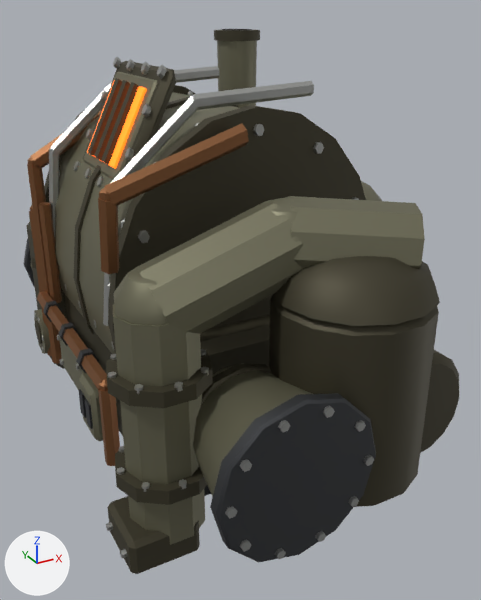
Two versions of the glTF model client/assets/models/packs/placeholders/boiler-east.glb, one commit apart.
Both versions are drawn from a 50 mm lens placed at (-1.61, -3.04, 2.08), pointed at (-0.02, -0.16, 0.64). Arrows for +X, +Y and +Z are at lower left; the lights stay in place. The picture after the commit comes second. Vertices at exactly the same position are counted once.

In view in the first picture: 'body'.
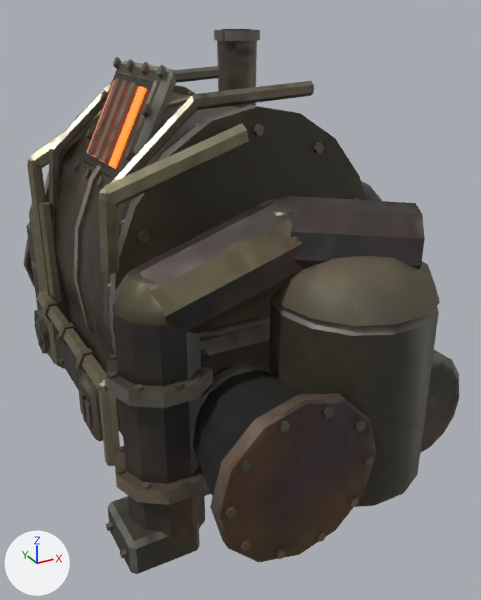
Location of each change, (x1, y1, x2, y2) in pixels of the pictures (481 x 600 px; the box of a moved part takes in the faces that stretch with it):
part 1 of me_body, moved or reshaped: (129, 73, 174, 162) in both
part 2 of me_body, surface changed: (23, 29, 459, 574) in both
part 3 of me_body, recoloured: (204, 485, 211, 496) in both
part 4 of me_body, recoloured: (26, 30, 459, 574) in both
part 5 of me_body, recoloured: (34, 57, 374, 559) in both
part 6 of me_body, recoloured (darker): (29, 40, 425, 545) in both
part 7 of me_body, recoloured: (23, 239, 376, 562) in both
part 8 of me_body, recoloured: (27, 111, 249, 466) in both

The change, as a diff of the scene's bpy script:
```diff
--- a/client/assets/models/packs/placeholders/boiler-east.glb.py
+++ b/client/assets/models/packs/placeholders/boiler-east.glb.py
@@ img_image_2 @@
+img_image_2 = load_image('Image_2', '_unpacked/Image_2', 512, 512, 'Non-Color')
@@ img_image_0 @@
+img_image_0 = load_image('Image_0', '_unpacked/Image_0', 512, 512, 'sRGB')
@@ img_image_1 @@
+img_image_1 = load_image('Image_1', '_unpacked/Image_1', 512, 512, 'Non-Color')
@@ mat_pbr_body @@
+mat_pbr_body = bpy.data.materials.new('pbr_body')
+# uses the picture img_image_0
+# uses the picture img_image_1
+# uses the picture img_image_2
@@ me_body @@
 me_body.from_pydata(...)  # 4041 vertices, 7124 faces; spans x -1.05..1.04, y -1.5..1.5, z 0.0..1.96
 # used by ob_body; location = (0.0, 0.0, 0.0)
+# me_body part 1
+# 9 faces are deleted
+# 9 new faces join them, mat_pbr_body
+# me_body part 2: 7117 kept faces spanning x -1.05..1.04, y -1.5..1.5, z 0.0..1.96 get new texture (UV) coordinates
+# me_body part 3: 168 faces spanning x -0.75..0.46, y -0.84..1.0, z 0.01..0.12 switch from mat_steel_black to mat_pbr_body
+# me_body part 4: 1367 faces spanning x -1.03..1.04, y -1.48..1.37, z 0.0..1.95 switch from mat_olive_dark to mat_pbr_body
+# me_body part 5: 3476 faces spanning x -1.05..1.04, y -1.5..1.5, z 0.07..1.86 switch from mat_steel_light to mat_pbr_body
+# me_body part 6: 1346 faces spanning x -0.97..0.98, y -1.45..1.45, z 0.04..1.93 switch from mat_olive_steel to mat_pbr_body
+# me_body part 7: 360 faces spanning x -0.96..1.02, y -1.48..1.48, z 0.03..0.88 switch from mat_steel_dark to mat_pbr_body
+# me_body part 8: 340 faces spanning x -0.95..0.56, y -0.7..0.81, z 0.14..1.76 switch from mat_copper_dull to mat_pbr_body
 me_body.materials.append(mat_fire)
-me_body.materials.append(mat_soot)
```
